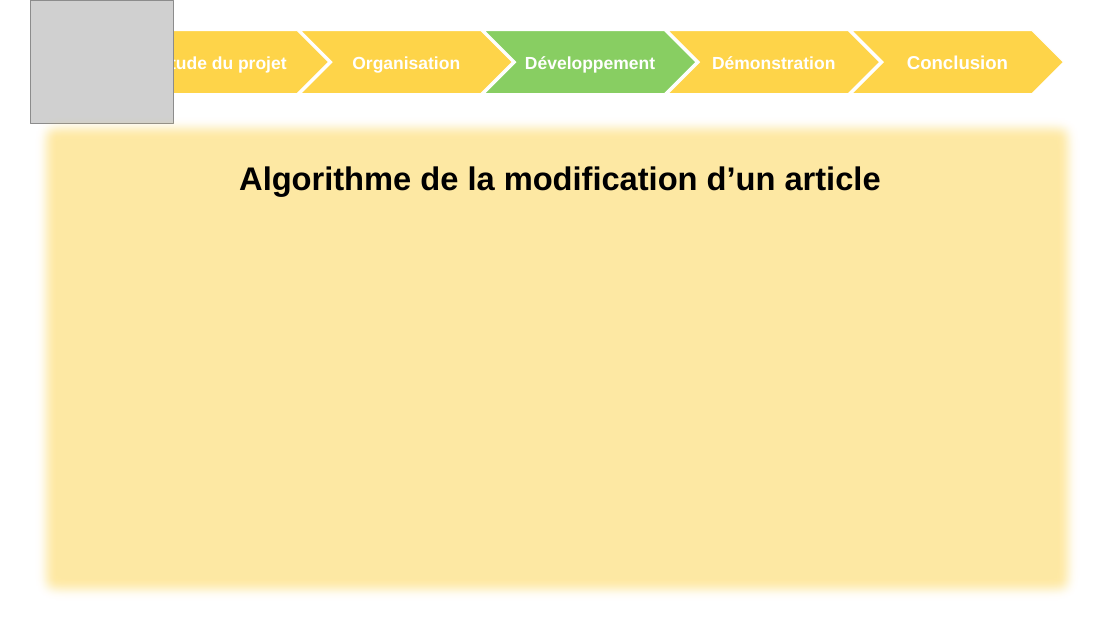
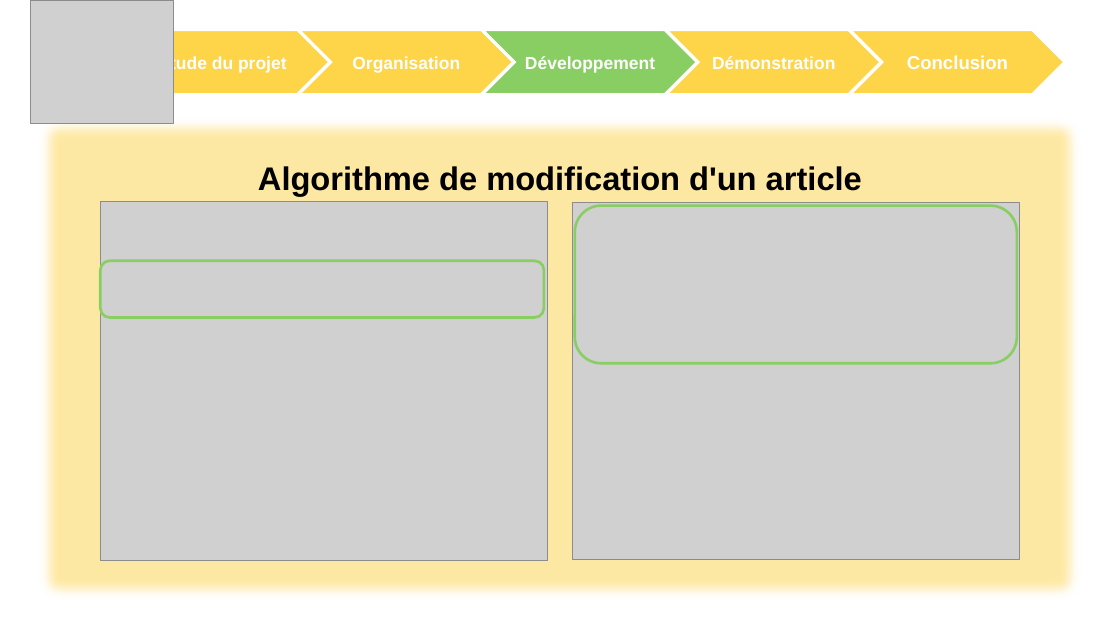
Before and after one commit to ChampemeDylan/UPOP, a slide deck: slide 14 of DIAPO.pptx (slide 12 before the commit). Drawn at 1120x630 pixels with LibreOffice and Linux fonts; fonts in the diff are those of the drawing; grey boxes stand for pictures; background and template pictures are left out. Boxes give left, top, right and bottom in pixels: in the first picture for what was removed or moved away, otherwise in the second. Text is boxed around its words. In the diff, an @@ line names an element or a change of style, - is before the commit and + after.

```diff
--- a/DIAPO.pptx
+++ b/DIAPO.pptx
@@ text at box(258, 166, 862, 196): text changed @@
-Algorithme de la modification d’un article
+Algorithme de modification d'un article
@@ picture added at box(100, 202, 548, 561) @@
@@ picture added at box(573, 202, 1020, 559) @@
@@ rounded rectangle added at box(575, 206, 1017, 364), outline #88CE62 2.25 pt @@
@@ rounded rectangle added at box(100, 260, 544, 318), outline #88CE62 2.25 pt @@
```
Also in this commit, not shown: 2 other slides changed, 5 slides added.
